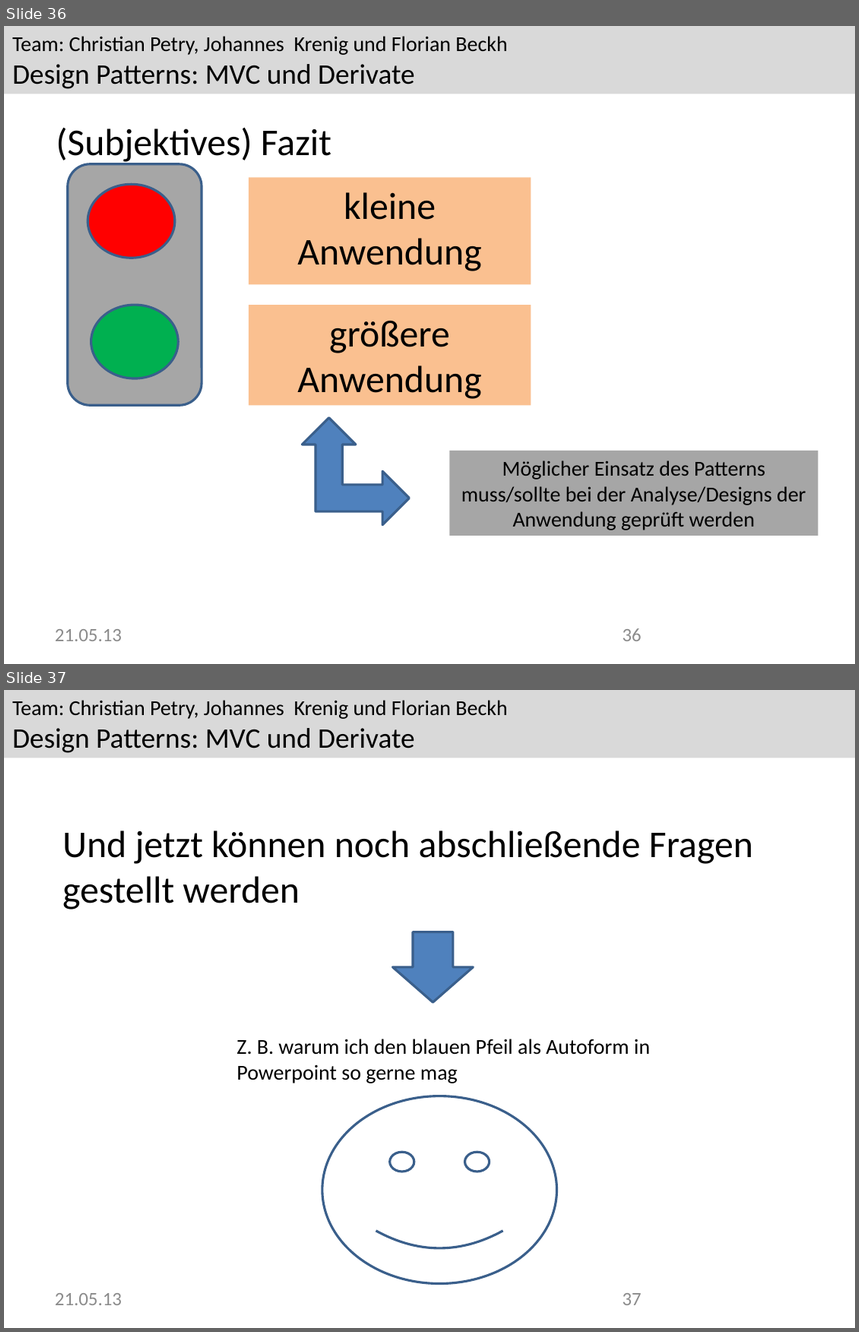
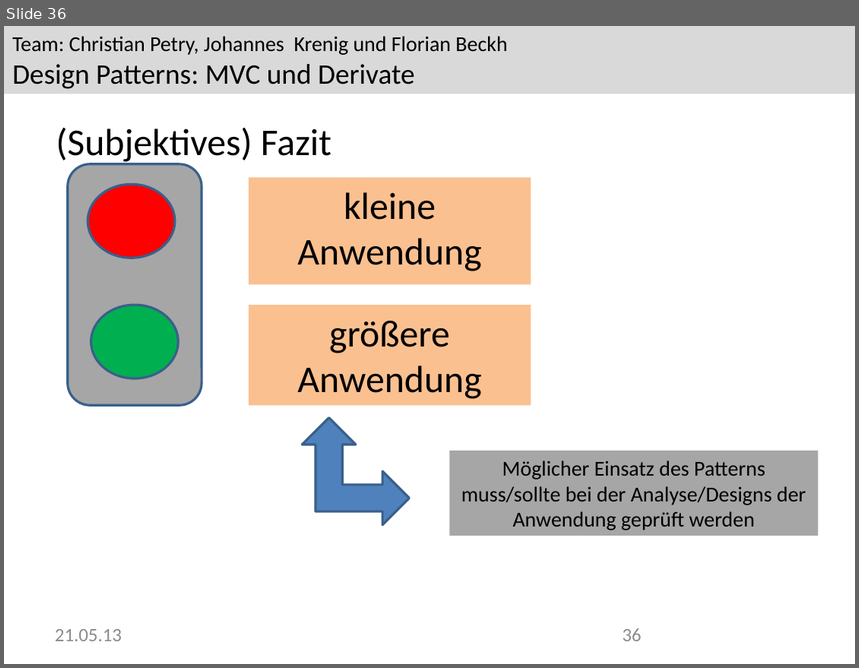
Before and after one commit to Greever/Design-Pattern-MVC, a slide deck: Dokumentation/Praesentation/Praesentation.pptx. Shown one above the other, each under a label of ours: slides 36 and 37 before the commit, slide 36 after it. The pictures are 859x1332 and 859x668 pixels, drawn with LibreOffice and Linux fonts; fonts in the diff are those of the drawing; background and template pictures are left out. Boxes give left, top, right and bottom in pixels: in the first picture for what was removed or moved away, otherwise in the second. Text is boxed around its words. In the diff, an @@ line names an element or a change of style, - is before the commit and + after.

```diff
--- a/Dokumentation/Praesentation/Praesentation.pptx
+++ b/Dokumentation/Praesentation/Praesentation.pptx
@@ slide 37 removed at (x1=4, y1=690, x2=855, y2=1328), background #FFFFFF; not listed: 1 template element that a slide beside it also shows @@
@@ text removed at (x1=63, y1=831, x2=753, y2=910) @@
-Und jetzt können noch abschließende Fragen gestellt werden
@@ right arrow removed at (x1=393, y1=932, x2=474, y2=1003) @@
@@ text removed at (x1=237, y1=1039, x2=650, y2=1084) @@
-Z. B. warum ich den blauen Pfeil als Autoform in Powerpoint so gerne mag
@@ smiley face removed at (x1=322, y1=1096, x2=557, y2=1284) @@
@@ text removed at (x1=55, y1=1293, x2=122, y2=1306) @@
-21.05.13
@@ page number removed at (x1=623, y1=1293, x2=642, y2=1306) @@
-37
```
Also in this commit, not shown: 3 slides changed, 4 other files.
